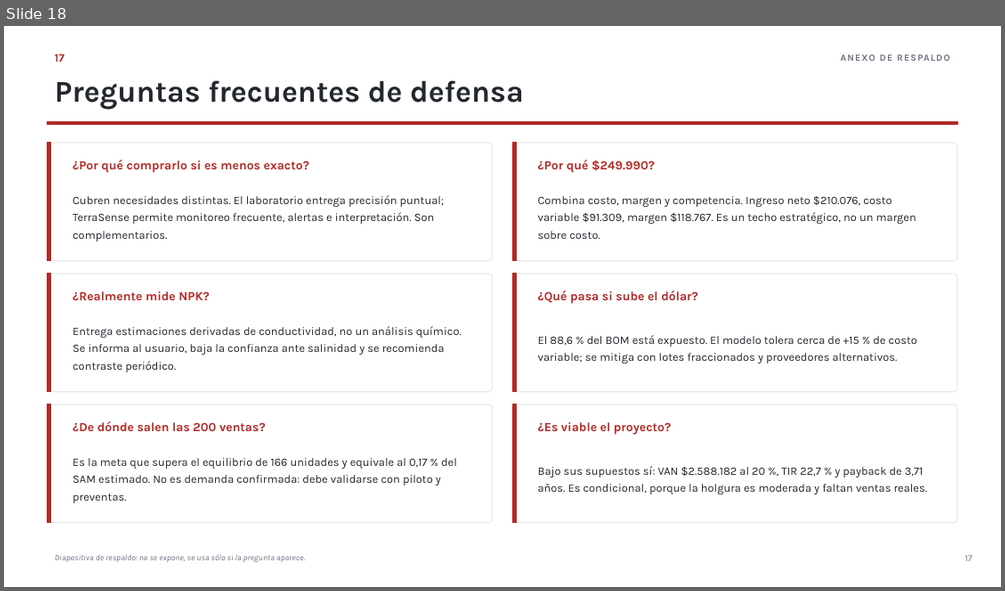
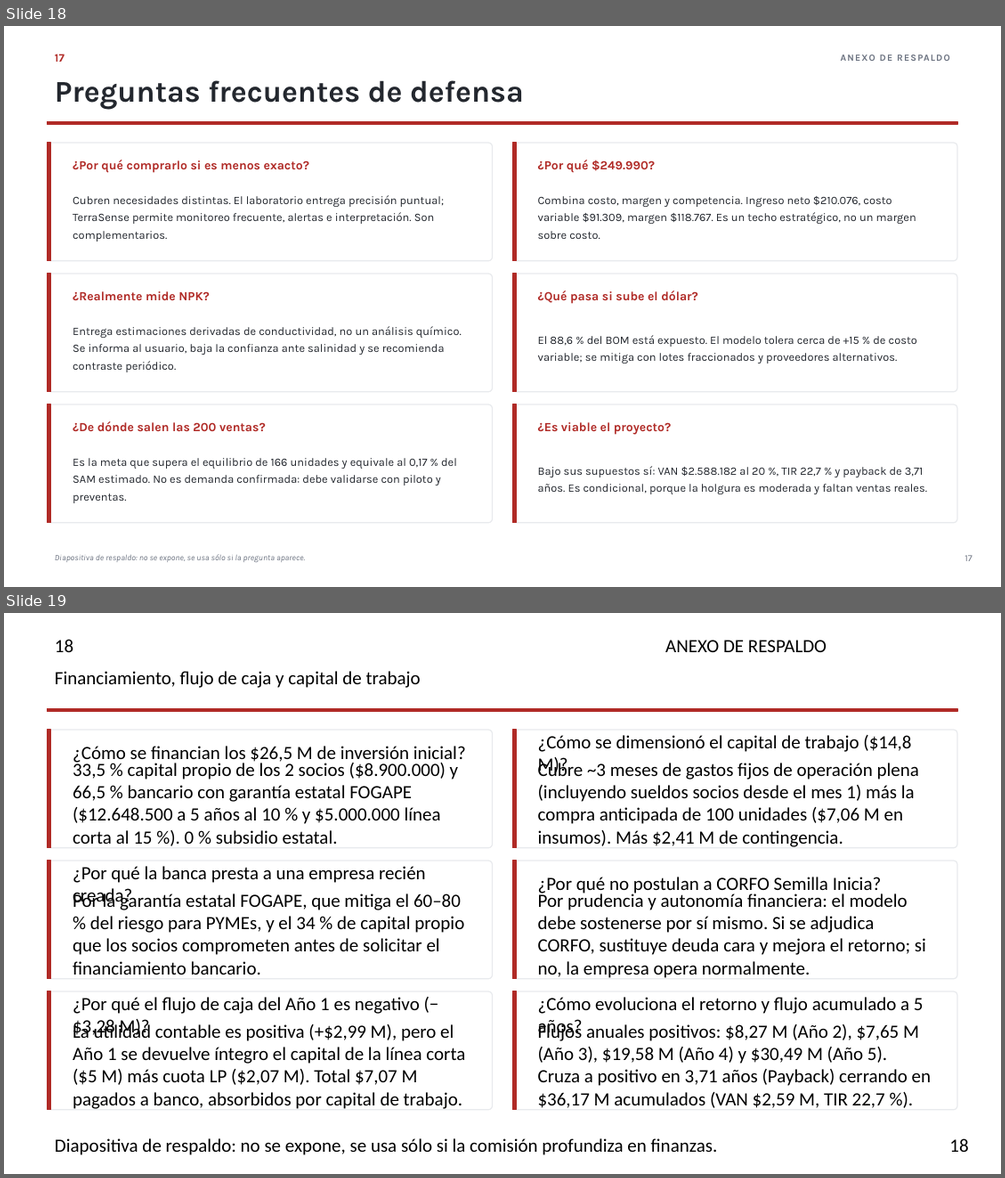
Before and after one commit to Alvarinhoooo7/TerraSence, a slide deck: Comercializacion de Tecnologias/TerraSense - Comercializacion de Tecnologias.pptx. Shown one above the other, each under a label of ours: slide 18 before the commit, slides 18 and 19 after it. The pictures are 1005x591 and 1005x1178 pixels, drawn with LibreOffice and Linux fonts; fonts in the diff are those of the drawing. Boxes give left, top, right and bottom in pixels: in the first picture for what was removed or moved away, otherwise in the second. Text is boxed around its words. In the diff, an @@ line names an element or a change of style, - is before the commit and + after.

```diff
--- a/Comercializacion de Tecnologias/TerraSense - Comercializacion de Tecnologias.pptx
+++ b/Comercializacion de Tecnologias/TerraSense - Comercializacion de Tecnologias.pptx
@@ slide 19 added at bbox=[4, 613, 1001, 1174], background #FFFFFF @@
@@ text added at bbox=[55, 639, 73, 652], 18 pt, text #000000 @@
+18
@@ text added at bbox=[665, 640, 826, 652], 18 pt, text #000000 @@
+ANEXO DE RESPALDO
@@ text added at bbox=[55, 671, 421, 688], 18 pt, text #000000 @@
+Financiamiento, flujo de caja y capital de trabajo
@@ rectangle added at bbox=[48, 709, 957, 712], fill #B02A26, outline #B02A26 1 pt @@
@@ rounded rectangle added at bbox=[48, 730, 493, 848], fill #FFFFFF, outline #E8EAED 1 pt @@
@@ rectangle added at bbox=[48, 730, 51, 848], fill #B02A26, outline #B02A26 1 pt @@
@@ text added at bbox=[73, 746, 466, 765], 18 pt, text #000000 @@
+¿Cómo se financian los $26,5 M de inversión inicial?
@@ rounded rectangle added at bbox=[512, 730, 957, 848], fill #FFFFFF, outline #E8EAED 1 pt @@
@@ rectangle added at bbox=[512, 730, 517, 848], fill #B02A26, outline #B02A26 1 pt @@
@@ text added at bbox=[538, 735, 911, 776], 18 pt, text #000000 @@
+¿Cómo se dimensionó el capital de trabajo ($14,8 M)?
@@ text added at bbox=[73, 761, 458, 844], 18 pt, text #000000 @@
+33,5 % capital propio de los 2 socios ($8.900.000) y 66,5 % bancario con garantía estatal FOGAPE ($12.648.500 a 5 años al 10 % y $5.000.000 línea corta al 15 %). 0 % subsidio estatal.
@@ text added at bbox=[538, 761, 919, 847], 18 pt, text #000000 @@
+Cubre ~3 meses de gastos fijos de operación plena (incluyendo sueldos socios desde el mes 1) más la compra anticipada de 100 unidades ($7,06 M en insumos). Más $2,41 M de contingencia.
@@ rounded rectangle added at bbox=[48, 860, 493, 979], fill #FFFFFF, outline #E8EAED 1 pt @@
@@ rectangle added at bbox=[48, 860, 51, 979], fill #B02A26, outline #B02A26 1 pt @@
@@ text added at bbox=[73, 866, 426, 907], 18 pt, text #000000 @@
+¿Por qué la banca presta a una empresa recién creada?
@@ rounded rectangle added at bbox=[512, 860, 957, 979], fill #FFFFFF, outline #E8EAED 1 pt @@
@@ rectangle added at bbox=[512, 860, 517, 979], fill #B02A26, outline #B02A26 1 pt @@
@@ text added at bbox=[538, 876, 882, 896], 18 pt, text #000000 @@
+¿Por qué no postulan a CORFO Semilla Inicia?
@@ text added at bbox=[73, 892, 464, 974], 18 pt, text #000000 @@
+Por la garantía estatal FOGAPE, que mitiga el 60–80 % del riesgo para PYMEs, y el 34 % de capital propio que los socios comprometen antes de solicitar el financiamiento bancario.
@@ text added at bbox=[538, 892, 926, 978], 18 pt, text #000000 @@
+Por prudencia y autonomía financiera: el modelo debe sostenerse por sí mismo. Si se adjudica CORFO, sustituye deuda cara y mejora el retorno; si no, la empresa opera normalmente.
@@ rounded rectangle added at bbox=[48, 991, 493, 1110], fill #FFFFFF, outline #E8EAED 1 pt @@
@@ rectangle added at bbox=[48, 991, 51, 1110], fill #B02A26, outline #B02A26 1 pt @@
@@ text added at bbox=[73, 997, 420, 1038], 18 pt, text #000000 @@
+¿Por qué el flujo de caja del Año 1 es negativo (−$3,28 M)?
@@ rounded rectangle added at bbox=[512, 991, 957, 1110], fill #FFFFFF, outline #E8EAED 1 pt @@
@@ rectangle added at bbox=[512, 991, 517, 1110], fill #B02A26, outline #B02A26 1 pt @@
@@ text added at bbox=[538, 997, 923, 1038], 18 pt, text #000000 @@
+¿Cómo evoluciona el retorno y flujo acumulado a 5 años?
@@ text added at bbox=[73, 1024, 465, 1109], 18 pt, text #000000 @@
+La utilidad contable es positiva (+$2,99 M), pero el Año 1 se devuelve íntegro el capital de la línea corta ($5 M) más cuota LP ($2,07 M). Total $7,07 M pagados a banco, absorbidos por capital de trabajo.
@@ text added at bbox=[538, 1022, 930, 1108], 18 pt, text #000000 @@
+Flujos anuales positivos: $8,27 M (Año 2), $7,65 M (Año 3), $19,58 M (Año 4) y $30,49 M (Año 5). Cruza a positivo en 3,71 años (Payback) cerrando en $36,17 M acumulados (VAN $2,59 M, TIR 22,7 %).
@@ text added at bbox=[55, 1138, 718, 1155], 18 pt, text #000000 @@
+Diapositiva de respaldo: no se expone, se usa sólo si la comisión profundiza en finanzas.
@@ text added at bbox=[949, 1138, 968, 1151], 18 pt, text #000000 @@
+18
```
Also in this commit, not shown: 8 other files.
